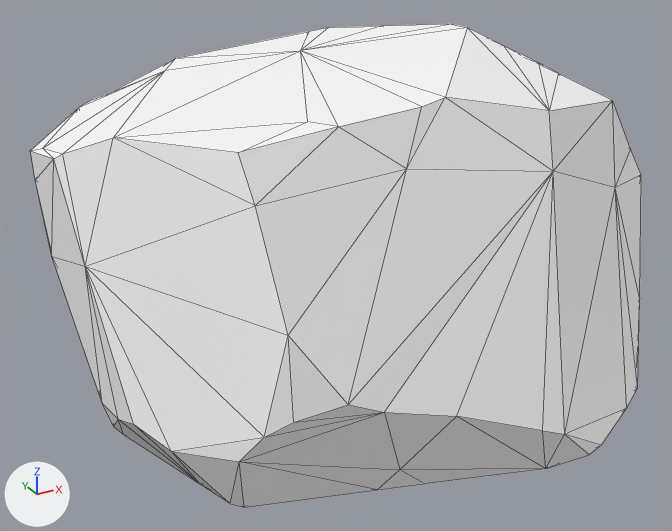
Before and after pictures for a commit that changed the glTF model assets/synty/tropical/models/SM_Env_Rock_02.glb.
One viewpoint serves both versions: a 50 mm lens placed at (-1.85, -3.05, 2.03), pointed at (-0.15, 0.04, 0.48). The lights are fixed; the arrows at lower left show +X, +Y and +Z. Mesh edges are drawn as thin lines.

Script lines for the objects in view, before the commit:
```python
mat_nature14 = principled_material('Nature14')
mat_nature14.base_color = (1.0, 1.0, 1.0)  # white #ffffff
mat_nature14.roughness = 0.553
me_mesh = bpy.data.meshes.new('Mesh')
me_mesh.from_pydata(...)  # 109 vertices, 214 faces; spans x -1.26..1.19, y -0.95..1.05, z -0.13..1.35
me_mesh.materials.append(mat_nature14)  # white #ffffff
ob_sm_env_rock_02 = bpy.data.objects.new('SM_Env_Rock_02', me_mesh)
ob_sm_env_rock_02.location = (0.0, 0.0, 0.0)
```
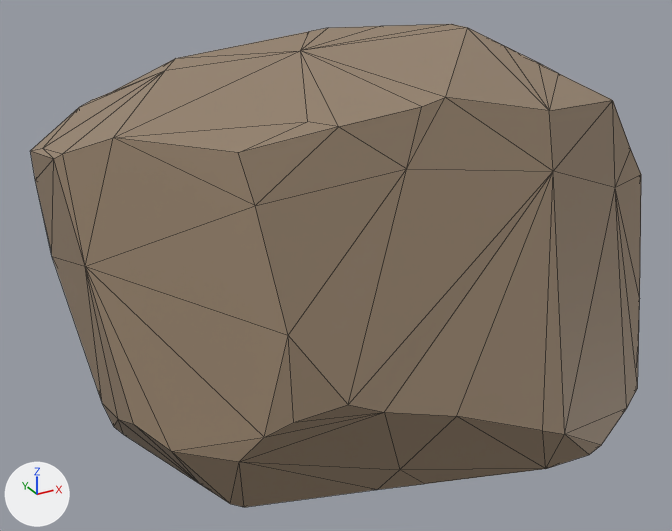
Pixel boxes (x1, y1, x2, y2) of what changed, in the pictures (672 x 531 px):
```json
{"object": "SM_Env_Rock_02", "change": "surface changed", "before": [30, 24, 641, 507], "after": [30, 24, 641, 507], "on screen": "white to brown"}
```

The change, as JSON lines over the scene's bpy script:
```json
{"op": "add", "block": "img_polygonnaturebiomes_tropical_texture_01", "code": ["img_polygonnaturebiomes_tropical_texture_01 = load_image('PolygonNatureBiomes_Tropical_Texture_01', '_unpacked/PolygonNatureBiomes_Tropical_Texture_01', 4096, 4096, 'sRGB')"]}
{"op": "remove", "block": "mat_nature14", "code": "mat_nature14.base_color = (1.0, 1.0, 1.0)  # white #ffffff"}
{"op": "add", "block": "mat_nature14", "code": "mat_nature14.texture = img_polygonnaturebiomes_tropical_texture_01"}
```
